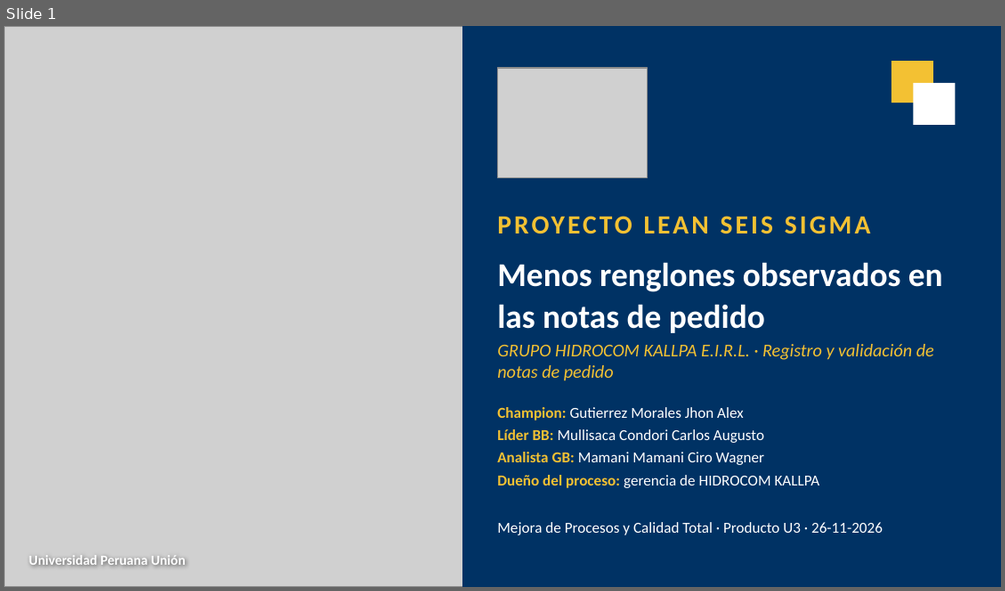
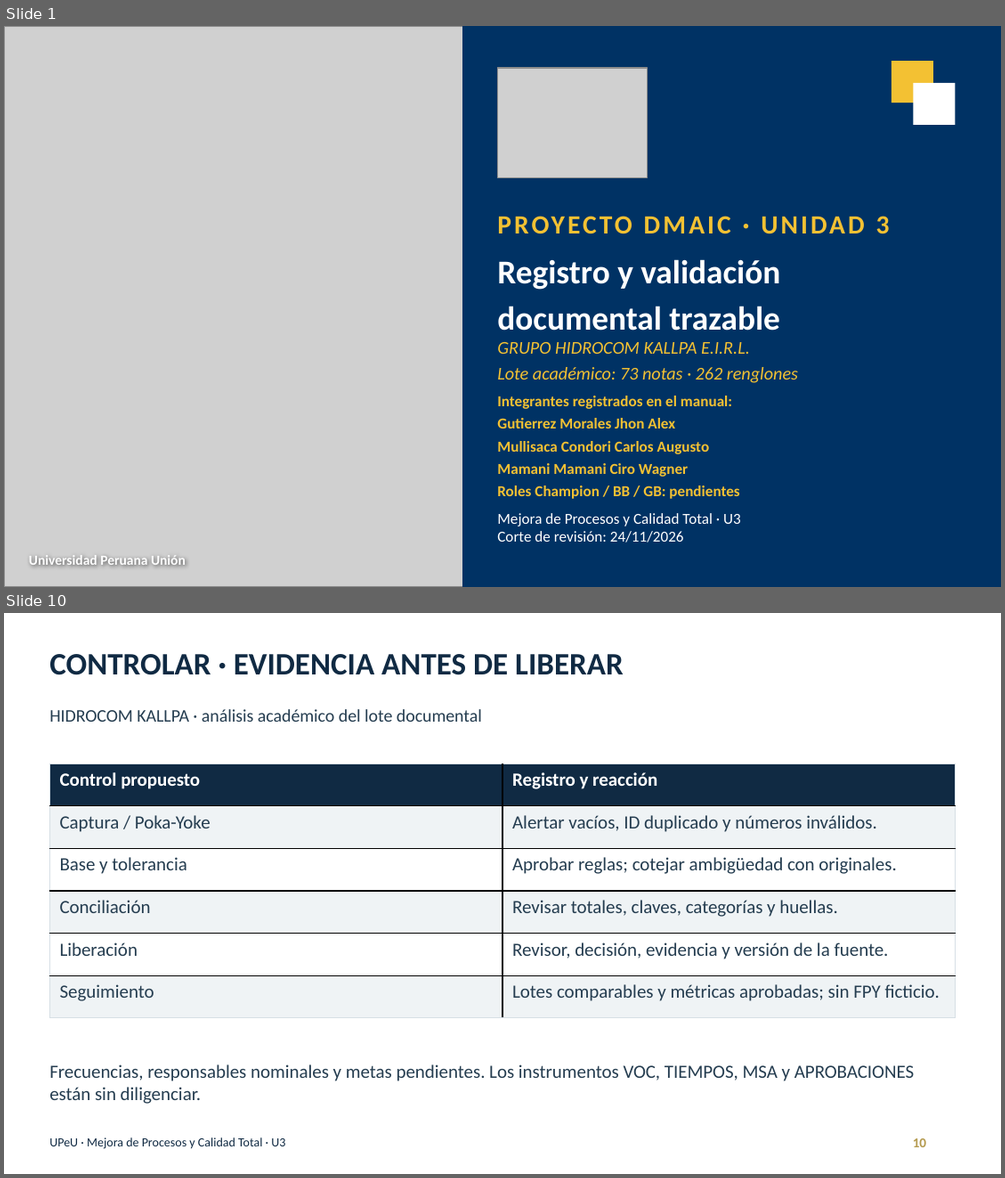
Before and after one commit to Nunclear/hidrocom-mejora-procesos-u3, a slide deck: 04_Producto_Final/U3_Presentacion_HIDROCOM.pptx. Shown one above the other, each under a label of ours: slide 1 before the commit, slides 1 and 10 after it; the slides between them are not shown. The pictures are 1005x591 and 1005x1178 pixels, drawn with LibreOffice and Linux fonts; fonts in the diff are those of the drawing; grey boxes stand for pictures. Boxes give left, top, right and bottom in pixels: in the first picture for what was removed or moved away, otherwise in the second. Text is boxed around its words. In the diff, an @@ line names an element or a change of style, - is before the commit and + after.

Commit message:
Integrar tres paquetes U3 completos, dashboard y validación reproducible

```diff
--- a/04_Producto_Final/U3_Presentacion_HIDROCOM.pptx
+++ b/04_Producto_Final/U3_Presentacion_HIDROCOM.pptx
@@ slide 10 added at bbox=[4, 613, 1001, 1174], background #FFFFFF @@
@@ text added at bbox=[49, 654, 623, 675], 22.5 pt, text #102A43, bold @@
+CONTROLAR · EVIDENCIA ANTES DE LIBERAR
@@ text added at bbox=[49, 709, 482, 722], 12.8 pt, text #253D50 @@
+HIDROCOM KALLPA · análisis académico del lote documental
@@ table added at bbox=[50, 763, 955, 1018], 6 rows, 2 columns @@
+Control propuesto | Registro y reacción
+Captura / Poka-Yoke | Alertar vacíos, ID duplicado y números inválidos.
+Base y tolerancia | Aprobar reglas; cotejar ambigüedad con originales.
+Conciliación | Revisar totales, claves, categorías y huellas.
+Liberación | Revisor, decisión, evidencia y versión de la fuente.
+Seguimiento | Lotes comparables y métricas aprobadas; sin FPY ficticio.
@@ text added at bbox=[49, 1064, 914, 1103], 13.5 pt, text #253D50 @@
+Frecuencias, responsables nominales y metas pendientes. Los instrumentos VOC, TIEMPOS, MSA y APROBACIONES están sin diligenciar.
@@ text added at bbox=[49, 1137, 285, 1149], 9 pt, text #102A43 @@
+UPeU · Mejora de Procesos y Calidad Total · U3
@@ text added at bbox=[913, 1138, 926, 1147], 9.8 pt, text #B49A4E, bold @@
+10
@@ slide 1 changed as well @@
@@ text at bbox=[876, 216, 890, 234]: text changed @@
-PROYECTO LEAN SEIS SIGMA
+PROYECTO DMAIC · UNIDAD 3
@@ text at bbox=[497, 259, 780, 330]: text changed @@
-Menos renglones observados en las notas de pedido
+Registro y validación
+documental trazable
@@ text at bbox=[497, 342, 798, 383]: text changed @@
-GRUPO HIDROCOM KALLPA E.I.R.L. · Registro y validación de notas de pedido
+GRUPO HIDROCOM KALLPA E.I.R.L.
+Lote académico: 73 notas · 262 renglones
@@ text at bbox=[497, 395, 739, 499]: text changed; text colour #FFFFFF to #F3C133; bold on @@
-Champion: Gutierrez Morales Jhon Alex
-Líder BB: Mullisaca Condori Carlos Augusto
-Analista GB: Mamani Mamani Ciro Wagner
-Dueño del proceso: gerencia de HIDROCOM KALLPA
+Integrantes registrados en el manual:
+Gutierrez Morales Jhon Alex
+Mullisaca Condori Carlos Augusto
+Mamani Mamani Ciro Wagner
+Roles Champion / BB / GB: pendientes
@@ text at bbox=[497, 513, 741, 542]: text changed @@
-Mejora de Procesos y Calidad Total · Producto U3 · 26-11-2026
+Mejora de Procesos y Calidad Total · U3
+Corte de revisión: 24/11/2026
```
Also in this commit, not shown: 11 other slides added, 12 slides removed, 46 other files.
